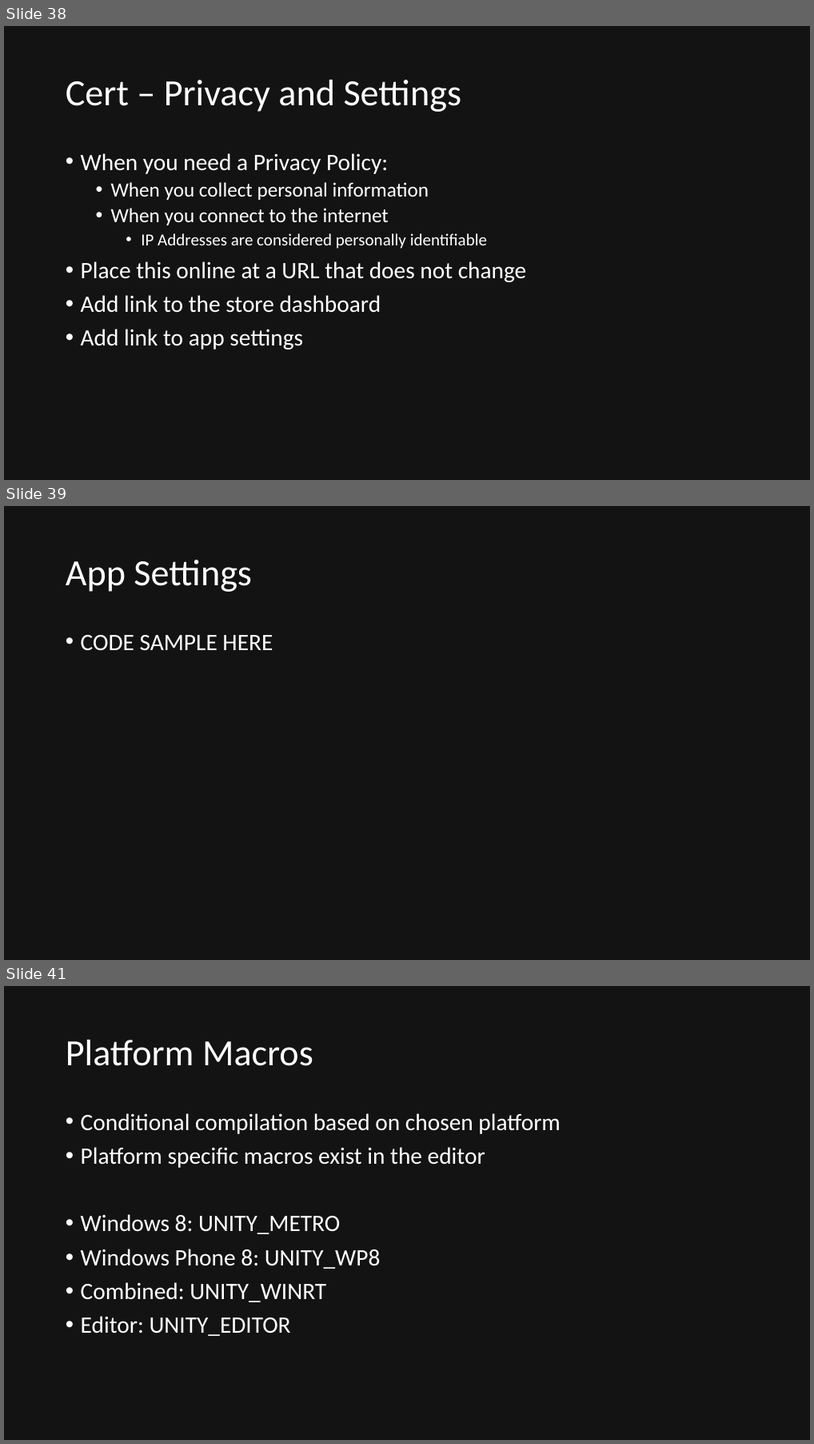
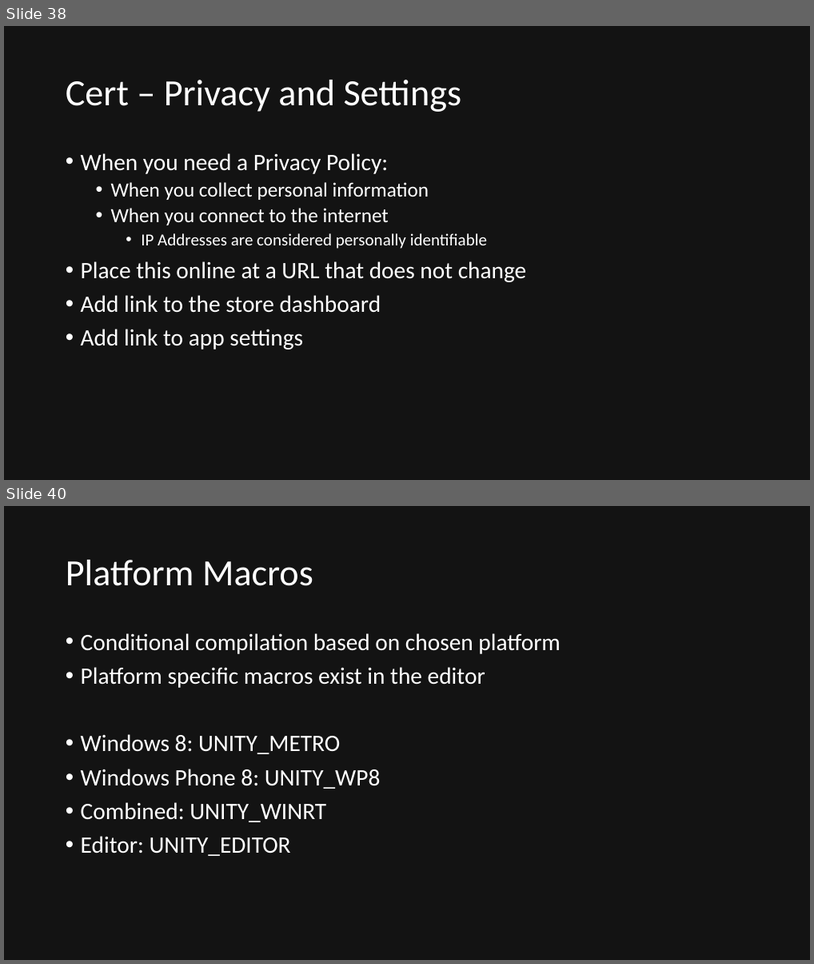
Before and after one commit to quandtm/UnitySTWorkshop, a slide deck: ST_Unity_101.pptx. Shown one above the other, each under a label of ours: slides 38, 39 and 41 before the commit, slides 38 and 40 after it; the slides between them are not shown. The pictures are 814x1444 and 814x964 pixels, drawn with LibreOffice and Linux fonts; fonts in the diff are those of the drawing. Boxes give left, top, right and bottom in pixels: in the first picture for what was removed or moved away, otherwise in the second. Text is boxed around its words. In the diff, an @@ line names an element or a change of style, - is before the commit and + after.

```diff
--- a/ST_Unity_101.pptx
+++ b/ST_Unity_101.pptx
@@ slide 39 removed at (4,506,810,960), background #131313 @@
@@ title removed at (66,560,252,592) @@
-App Settings
@@ text removed at (81,635,273,651) @@
-• CODE SAMPLE HERE
@@ what was slide 41 is now slide 40 @@
```
Also in this commit, not shown: 1 slide changed, 6 other files.
